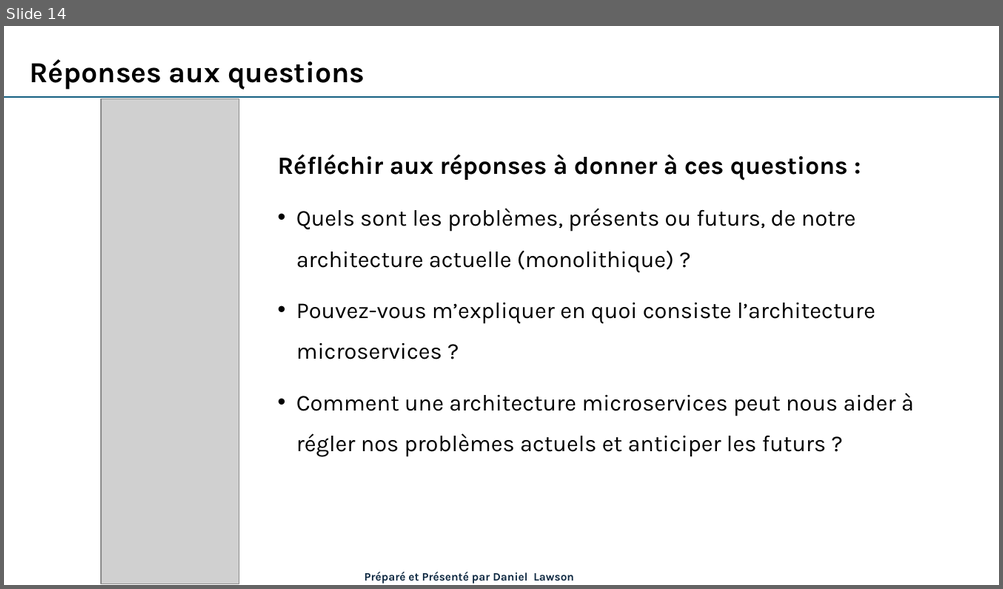
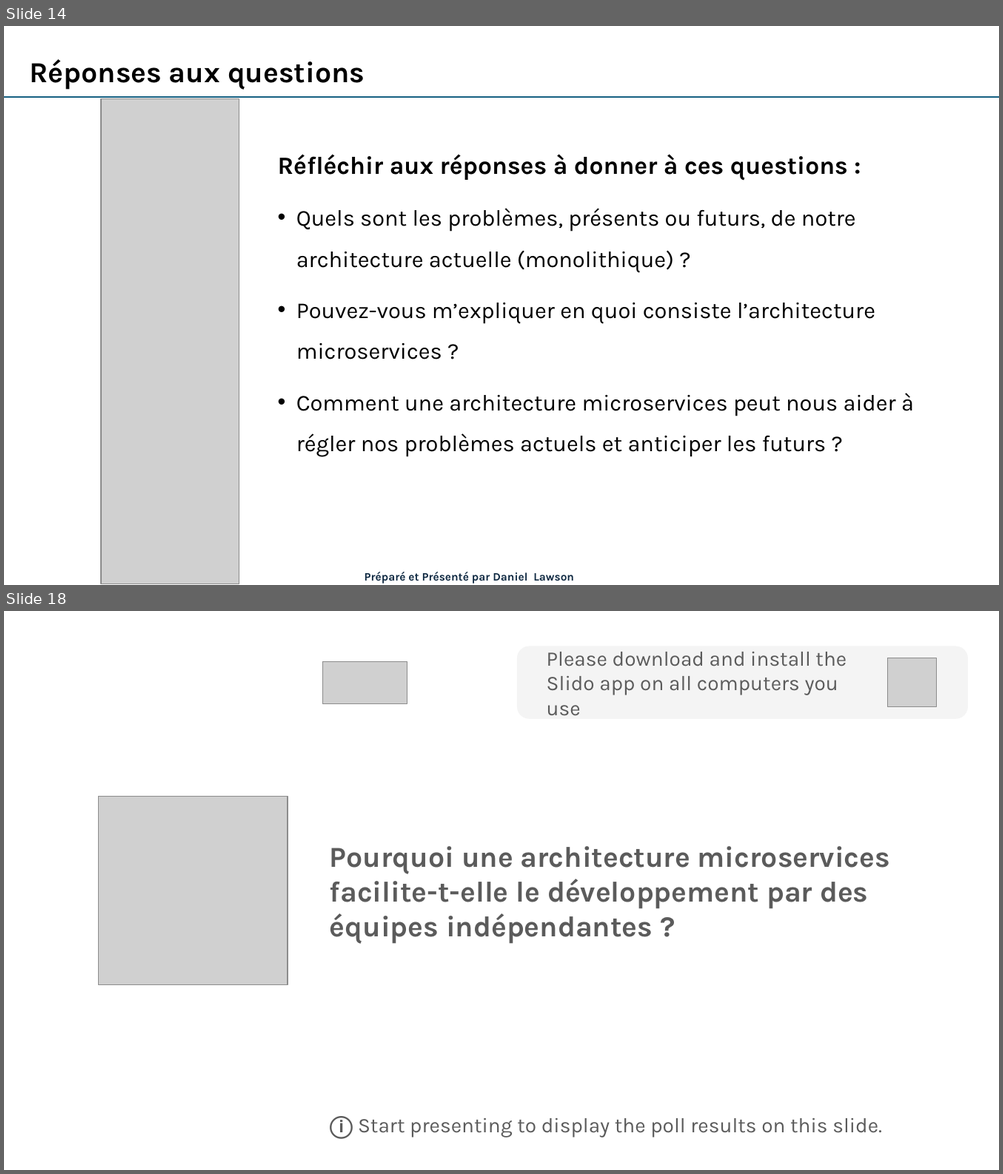
Before and after one commit to danylaws/microservices-course-efrei, a slide deck: Mod-1_introduction-aux-microservices/Mod-1_introduction-to-microservices.pptx. Shown one above the other, each under a label of ours: slide 14 before the commit, slides 14 and 18 after it; the slides between them are not shown. The pictures are 1003x589 and 1003x1174 pixels, drawn with LibreOffice and Linux fonts; fonts in the diff are those of the drawing; grey boxes stand for pictures. Boxes give left, top, right and bottom in pixels: in the first picture for what was removed or moved away, otherwise in the second. Text is boxed around its words. In the diff, an @@ line names an element or a change of style, - is before the commit and + after.

```diff
--- a/Mod-1_introduction-aux-microservices/Mod-1_introduction-to-microservices.pptx
+++ b/Mod-1_introduction-aux-microservices/Mod-1_introduction-to-microservices.pptx
@@ slide 18 added at [4,611,999,1170], background #FFFFFF @@
@@ rounded rectangle added at [518,646,968,718], fill #F4F4F4, 20 pt, text #5B5B5B @@
+Please download and install the Slido app on all computers you use
@@ picture added at [323,662,407,704] @@
@@ picture added at [888,658,936,706] @@
@@ picture added at [99,796,287,985] @@
@@ rectangle added at [323,820,919,961], outline #FFFFFF 1.5 pt, 28 pt, text #5B5B5B, bold @@
+Pourquoi une architecture microservices facilite-t-elle le développement par des équipes indépendantes ?
@@ text added at [330,1116,882,1139], 20 pt, text #5B5B5B @@
+ⓘ Start presenting to display the poll results on this slide.
```
Also in this commit, not shown: 7 other slides added, 1 slide removed, 1 other file.
